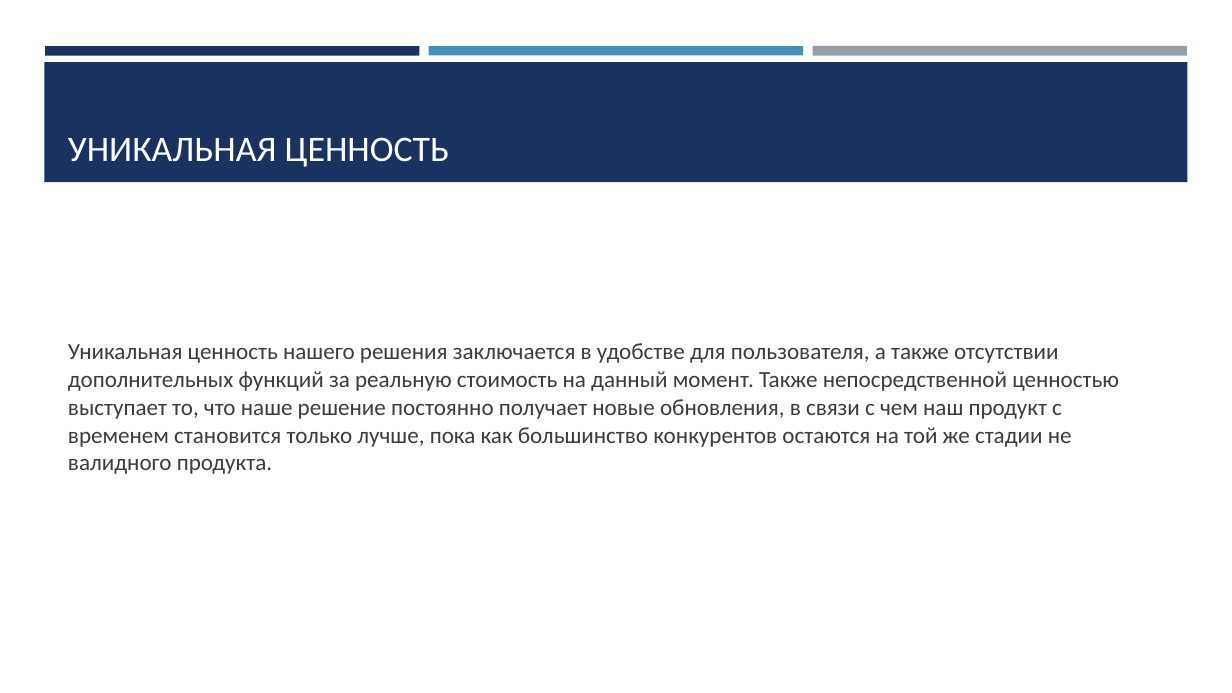
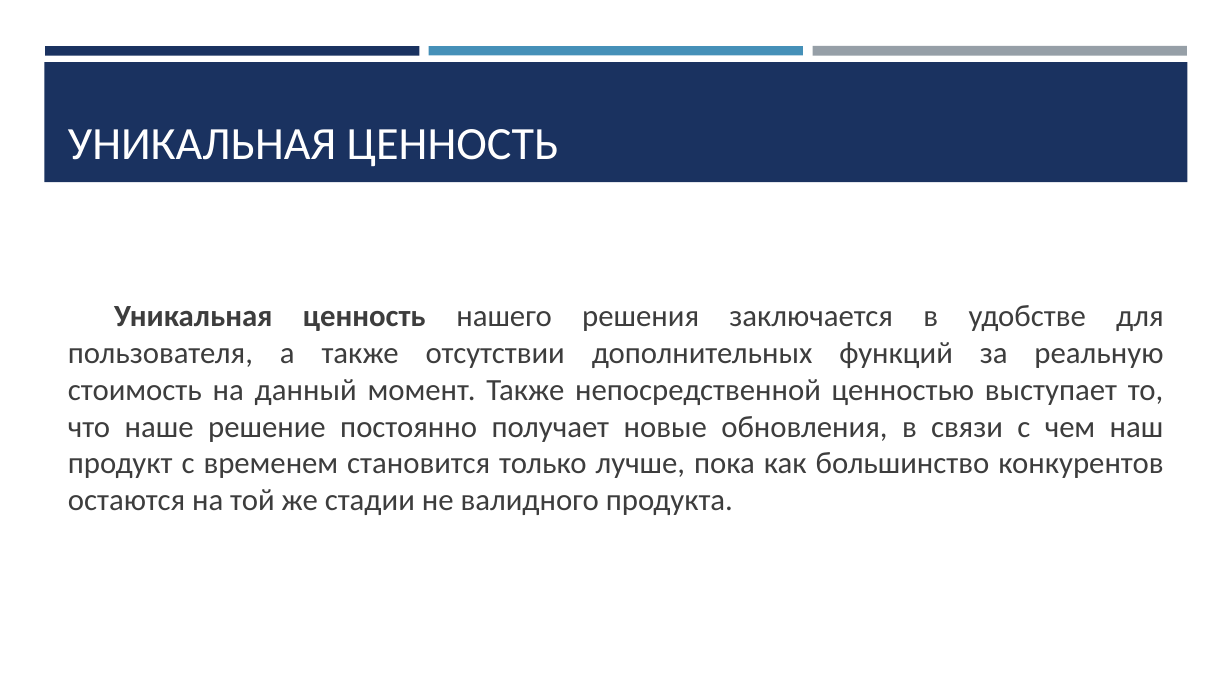
Before and after one commit to JaydenPears/Search-Profession, a slide deck: slide 6 of Документация/Презентация по Проектной работе «Search Profession».pptx. Drawn at 1232x693 pixels with LibreOffice and Linux fonts; fonts in the diff are those of the drawing. Boxes give left, top, right and bottom in pixels: in the first picture for what was removed or moved away, otherwise in the second. Text is boxed around its words. In the diff, an @@ line names an element or a change of style, - is before the commit and + after.

```diff
--- a/Документация/Презентация по Проектной работе «Search Profession».pptx
+++ b/Документация/Презентация по Проектной работе «Search Profession».pptx
@@ title "УНИКАЛЬНАЯ ЦЕННОСТЬ" at box(68, 129, 559, 167): size 28 to 36 pt @@
@@ text "Уникальная ценность нашего решения заключается ..." at box(68, 305, 1164, 515): size 18 to 24 pt; bold on in "Уникальная ценность"; alignment left to justified; more space between paragraphs @@
```
Also in this commit, not shown: 10 other slides changed.
